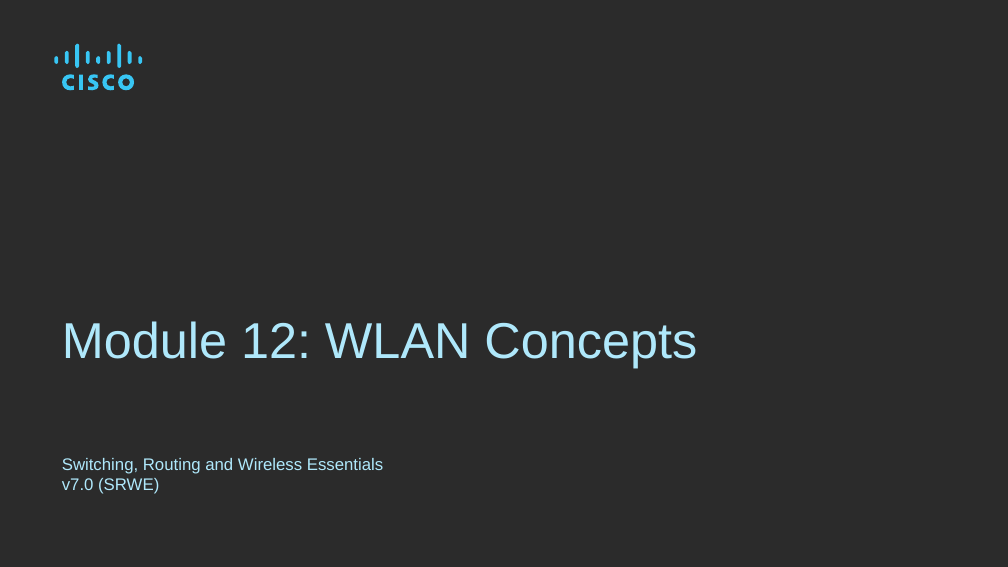
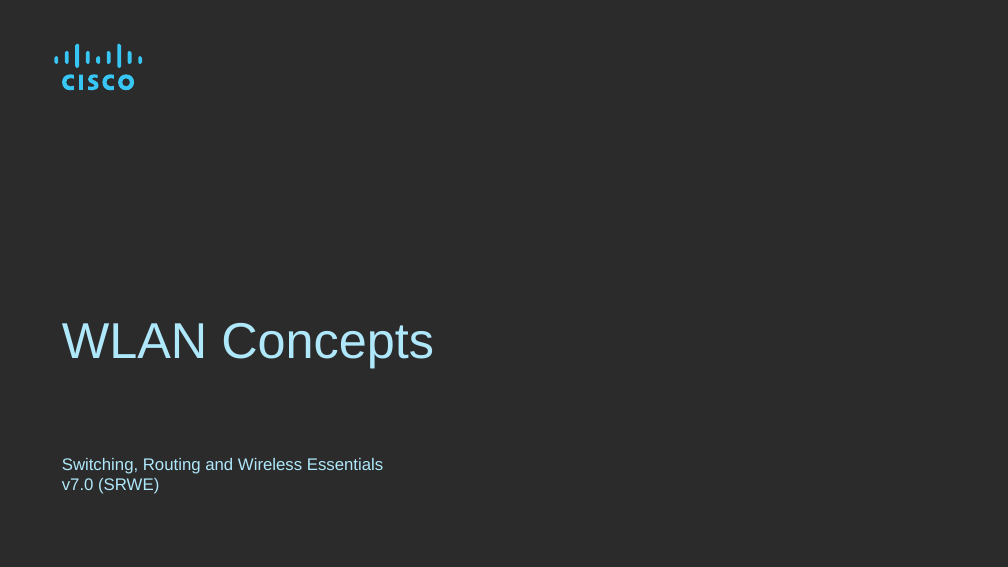
Before and after one commit to ECUbakers/PKH-2154, a slide deck: slide 1 of module5/SRWE_Module_12_talking points.pptx. Drawn at 1008x567 pixels with LibreOffice and Linux fonts; fonts in the diff are those of the drawing; background and template pictures are left out; a plain dark background stands for a picture behind light text. Boxes give left, top, right and bottom in pixels: in the first picture for what was removed or moved away, otherwise in the second. Text is boxed around its words. In the diff, an @@ line names an element or a change of style, - is before the commit and + after.

```diff
--- a/module5/SRWE_Module_12_talking points.pptx
+++ b/module5/SRWE_Module_12_talking points.pptx
@@ title at [62, 323, 434, 368]: text changed @@
-Module 12: WLAN Concepts
+WLAN Concepts
```
Also in this commit, not shown: 7 other slides changed, 1 slide removed.
